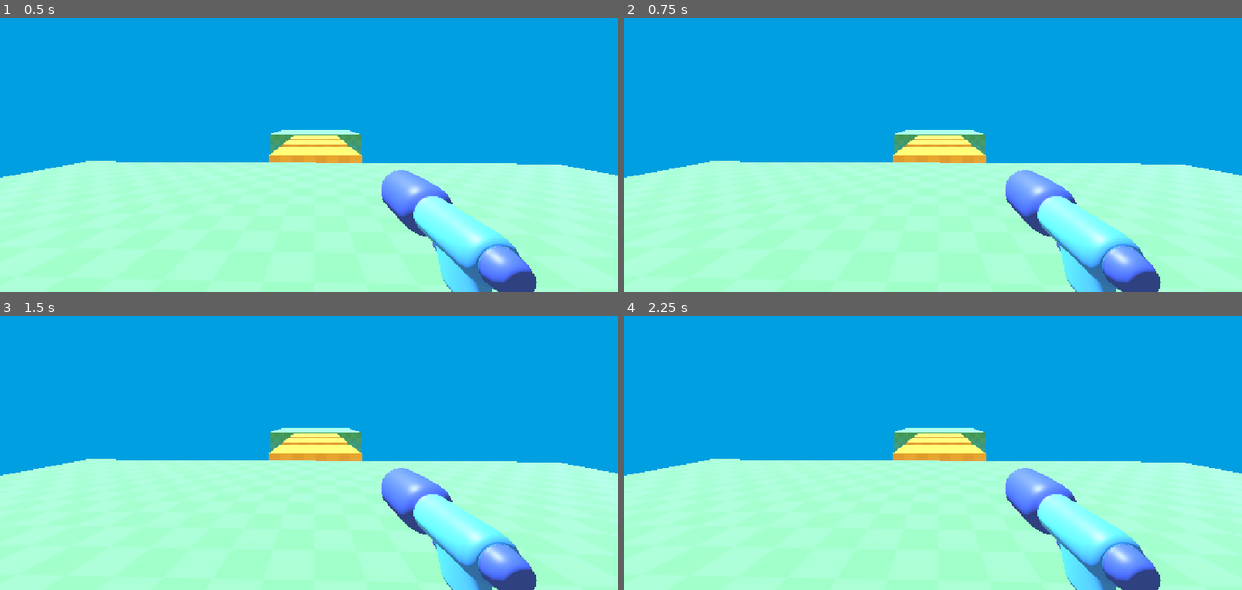
Above: before the commit, frames 1-4 (two rows, left to right).
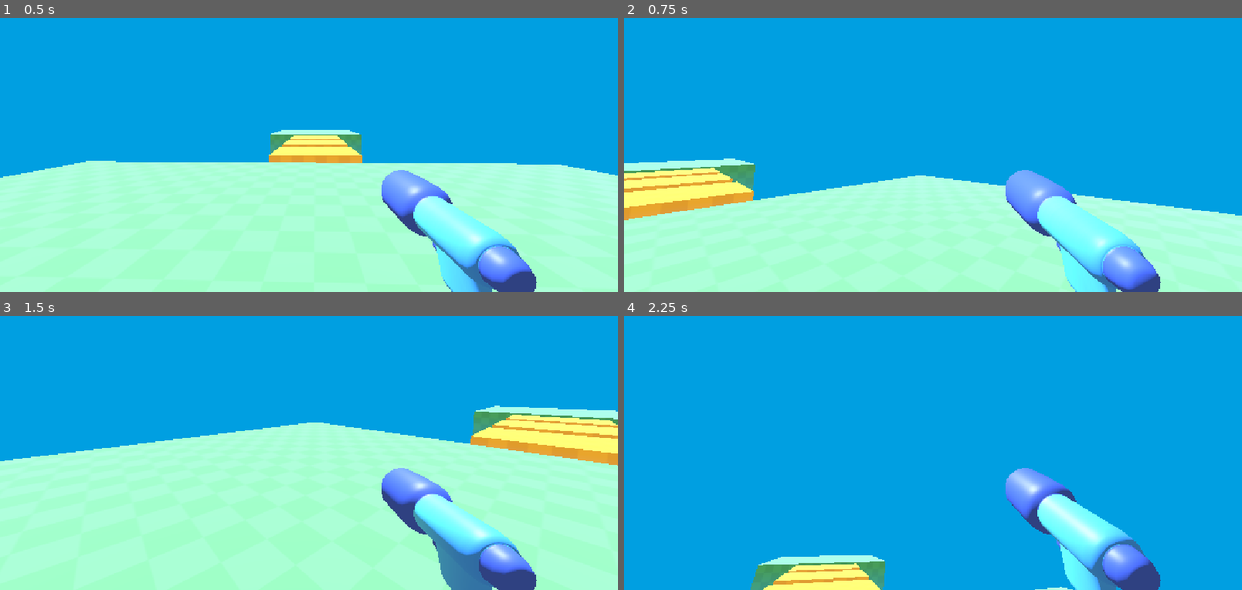
Above: after the commit, the same moments.

Repository: aloepker/first-practice-3d-game-project
Game: Godot game, scene res://level/temporary_level.tscn
The game is run twice, just before and just after one commit, with the same random seed, the same clock (stepped at 60 frames per second) and the same inputs.
Inputs (mouse positions are in pixels of both pictures, inside the frame that each line leads up to):
- Up to frame 1 (0.5 s): no input
- Up to frame 2 (0.75 s): tap Enter at 0.5 s; move the mouse to (1068, 100) at 0.52 s
- Up to frame 3 (1.5 s): tap Space at 1.25 s; move the mouse to (185, 433) at 1.27 s
- Up to frame 4 (2.25 s): tap Enter at 2 s; move the mouse to (994, 340) at 2.02 s

Frame 1 is identical in both runs. In frame 2, 15% of the frame differs, in the area x 0-100%, y 40-100%; in frame 3, 14%; in frame 4, 45%.

Commit message:
strted working on godot script, starting with adding camera control via mouse inputs

Diff:
--- /dev/null
+++ b/player/player.gd
@@ -0,0 +1,11 @@
+extends CharacterBody3D
+
+
+# detect mouse movements and move camera acordingly
+func _unhandled_input(event):
+	if event is InputEventMouseMotion:
+		rotation_degrees.y -= event.relative.x * 0.2
+		%Camera3D.rotation_degrees.x -= event.relative.y * 0.2
+		%Camera3D.rotation_degrees.x = clamp(
+			%Camera3D.rotation_degrees.x, -80.0, 80.0
+		)
--- a/player/player.tscn
+++ b/player/player.tscn
@@ -1,17 +1,21 @@
 [gd_scene format=3 uid="uid://dns5xk5dg63p2"]
 
 [ext_resource type="PackedScene" uid="uid://k1odr8a35n14" path="res://player/simple_gun/gun_model.glb" id="1_oul6g"]
+[ext_resource type="Script" uid="uid://qxb65hlqpxtb" path="res://player/player.gd" id="1_rkbax"]
 
 [sub_resource type="CapsuleShape3D" id="CapsuleShape3D_fdjtx"]
 
-[node name="CharacterBody3D" type="CharacterBody3D" unique_id=1674143611]
+[node name="Player" type="CharacterBody3D" unique_id=1674143611]
+script = ExtResource("1_rkbax")
 
 [node name="CollisionShape3D" type="CollisionShape3D" parent="." unique_id=1517052943]
 transform = Transform3D(1, 0, 0, 0, 1, 0, 0, 0, 1, 0, 1, 0)
 shape = SubResource("CapsuleShape3D_fdjtx")
 
 [node name="Camera3D" type="Camera3D" parent="." unique_id=951969027]
+unique_name_in_owner = true
 transform = Transform3D(1, 0, 0, 0, 1, 0, 0, 0, 1, 0, 1.6036137, 0)
 
 [node name="gun_model" parent="Camera3D" unique_id=776835504 instance=ExtResource("1_oul6g")]
+unique_name_in_owner = true
 transform = Transform3D(-0.37, 0, 1.13246855e-07, 0, 0.364, 0, -5.5868448e-08, 0, -0.75, 0.5, -0.4, -0.853)
Not shown, added: player/player.gd.uid
